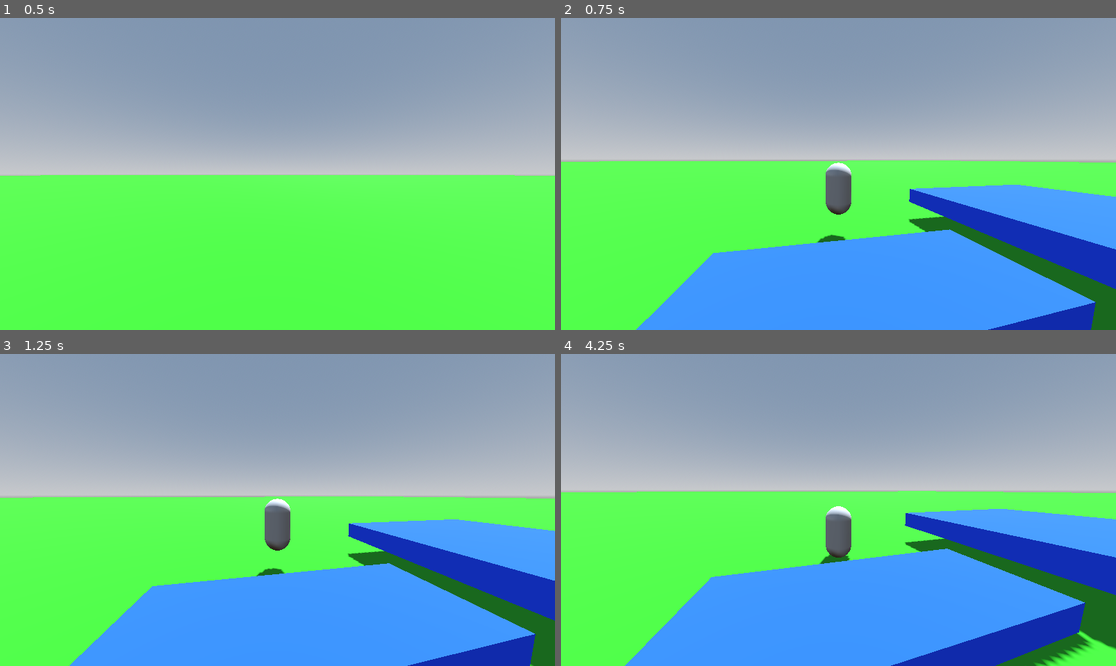
Above: before the commit, frames 1-4 (two rows, left to right).
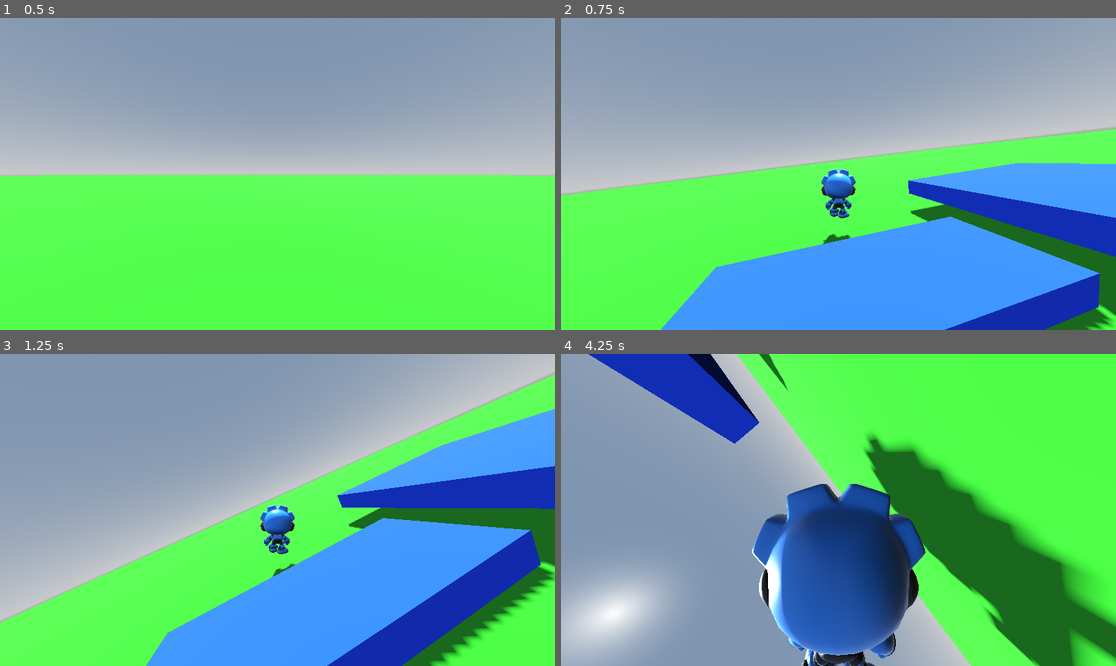
Above: after the commit, the same moments.

Repository: danielathome19/Game-Design-II
Game: Godot game, scene res://scene_3d.tscn
Two runs of this game, one before a commit and one after it. Both use one fixed random seed, a clock stepped at 60 frames per second and the inputs below. The project has no main scene, so this scene is started directly.
Inputs (mouse positions are in pixels of both pictures, inside the frame that each line leads up to):
- Up to frame 1 (0.5 s): no input
- Up to frame 2 (0.75 s): tap Enter (ui_accept) at 0.5 s; move the mouse to (866, 174) at 0.52 s; hold Home (rot_up, bound only after the commit) from 0.53 s (still down); tap V (change_camera) at 0.6 s
- Up to frame 3 (1.25 s): keep holding Home (rot_up, bound only after the commit); tap Enter (ui_accept) at 0.77 s
- Up to frame 4 (4.25 s): keep holding Home (rot_up, bound only after the commit); move the mouse to (810, 510) at 1.27 s; tap V (change_camera) every 0.75 s from 1.35 to 3.6 s; tap Enter (ui_accept) at 1.52, 3.02, 3.77 s; move the mouse to (849, 503) at 2.02 s; move the mouse to (832, 516) at 2.77 s; move the mouse to (877, 513) at 3.52 s

Frame 1 is identical in both runs. In frame 2, 19% of the frame differs, in the area x 0-100%, y 35-100%; in frame 3, 52%; in frame 4, 90%, in the area x 0-100%, y 0-100%.

Commit message:
Update 2/12

Diff:
--- a/player3d.gd
+++ b/player3d.gd
@@ -13,6 +13,9 @@
 @onready var camera_pos = camera.position
 var first_person = true
 
+@onready var model = $gobot
+@onready var animator = $gobot/AnimationPlayer
+
 func _physics_process(delta):
 	# Add the gravity.
 	if not is_on_floor():
@@ -27,9 +30,11 @@
 	var input_dir = Input.get_vector("ui_left", "ui_right", "ui_up", "ui_down")
 	var direction = (transform.basis * Vector3(input_dir.x, 0, input_dir.y)).normalized()
 	if direction:
+		animator.play("Walk")
 		velocity.x = direction.x * SPEED
 		velocity.z = direction.z * SPEED
 	else:
+		animator.play("Idle")
 		velocity.x = move_toward(velocity.x, 0, SPEED)
 		velocity.z = move_toward(velocity.z, 0, SPEED)
 
@@ -42,6 +47,12 @@
 	if Input.is_action_just_pressed("change_camera"):
 		toggle_camera_parent()  # V
 
+	var rotate_dir = Input.get_vector("rot_left", "rot_right",
+									  "rot_up", "rot_down").normalized()
+	if rotate_dir:
+		self.rotation.x += rotate_dir.x / 100.0
+		self.rotation.z += rotate_dir.y / 100.0
+
 	move_and_slide()
 
 
@@ -49,16 +60,19 @@
 	var parent = "Head"
 	if first_person:
 		parent = "SpringArm3D"
+		model.visible = true
 	var child = camera
 	child.get_parent().remove_child(child)
 	get_node(parent).add_child(child)
 	camera = child
 	if not first_person:
 		camera.position = camera_pos
+		model.visible = false
 	first_person = not first_person
 
 func _ready():
 	Input.set_mouse_mode(Input.MOUSE_MODE_CAPTURED)
+	model.visible = false
 
 func _unhandled_input(event):
 	if event is InputEventMouseMotion and Input.get_mouse_mode() == Input.MOUSE_MODE_CAPTURED:
--- a/project.godot
+++ b/project.godot
@@ -53,6 +53,26 @@
 "events": [Object(InputEventKey,"resource_local_to_scene":false,"resource_name":"","device":-1,"window_id":0,"alt_pressed":false,"shift_pressed":false,"ctrl_pressed":false,"meta_pressed":false,"pressed":false,"keycode":0,"physical_keycode":86,"key_label":0,"unicode":118,"echo":false,"script":null)
 ]
 }
+rot_up={
+"deadzone": 0.5,
+"events": [Object(InputEventKey,"resource_local_to_scene":false,"resource_name":"","device":-1,"window_id":0,"alt_pressed":false,"shift_pressed":false,"ctrl_pressed":false,"meta_pressed":false,"pressed":false,"keycode":0,"physical_keycode":4194317,"key_label":0,"unicode":0,"echo":false,"script":null)
+]
+}
+rot_down={
+"deadzone": 0.5,
+"events": [Object(InputEventKey,"resource_local_to_scene":false,"resource_name":"","device":-1,"window_id":0,"alt_pressed":false,"shift_pressed":false,"ctrl_pressed":false,"meta_pressed":false,"pressed":false,"keycode":0,"physical_keycode":4194318,"key_label":0,"unicode":0,"echo":false,"script":null)
+]
+}
+rot_left={
+"deadzone": 0.5,
+"events": [Object(InputEventKey,"resource_local_to_scene":false,"resource_name":"","device":-1,"window_id":0,"alt_pressed":false,"shift_pressed":false,"ctrl_pressed":false,"meta_pressed":false,"pressed":false,"keycode":0,"physical_keycode":4194323,"key_label":0,"unicode":0,"echo":false,"script":null)
+]
+}
+rot_right={
+"deadzone": 0.5,
+"events": [Object(InputEventKey,"resource_local_to_scene":false,"resource_name":"","device":-1,"window_id":0,"alt_pressed":false,"shift_pressed":false,"ctrl_pressed":false,"meta_pressed":false,"pressed":false,"keycode":0,"physical_keycode":4194324,"key_label":0,"unicode":0,"echo":false,"script":null)
+]
+}
 
 [rendering]
 
--- a/scene_3d.tscn
+++ b/scene_3d.tscn
@@ -1,6 +1,7 @@
-[gd_scene load_steps=10 format=3 uid="uid://i5cgx7babarg"]
+[gd_scene load_steps=11 format=3 uid="uid://i5cgx7babarg"]
 
 [ext_resource type="Script" path="res://player3d.gd" id="1_j1iqx"]
+[ext_resource type="PackedScene" uid="uid://cl0i42ek3dlda" path="res://models/gobot.glb" id="2_rkax4"]
 
 [sub_resource type="ProceduralSkyMaterial" id="ProceduralSkyMaterial_rubsh"]
 sky_horizon_color = Color(0.64625, 0.65575, 0.67075, 1)
@@ -65,6 +66,7 @@
 
 [node name="MeshInstance3D" type="MeshInstance3D" parent="player3d"]
 transform = Transform3D(1, 0, 0, 0, 1, 0, 0, 0, 1, 0, 1.08976, 0)
+visible = false
 mesh = SubResource("CapsuleMesh_fbpll")
 
 [node name="CollisionShape3D" type="CollisionShape3D" parent="player3d"]
@@ -81,3 +83,6 @@
 [node name="Camera3D" type="Camera3D" parent="player3d/Head"]
 transform = Transform3D(1, 0, 0, 0, 1, 0, 0, 0, 1, 0, 0.0612019, 0)
 fov = 90.0
+
+[node name="gobot" parent="player3d" instance=ExtResource("2_rkax4")]
+transform = Transform3D(-1.35, 0, -1.18021e-07, 0, 1.35, 0, 1.18021e-07, 0, -1.35, 0, 0, 0)
Binary file added: models/gobot.glb
Not shown, added: models/gobot.glb.import
Binary file added: models/gobot_gobot_diffuse.png
Not shown, added: models/gobot_gobot_diffuse.png.import
Binary file added: models/gobot_gobot_normal.png
Not shown, added: models/gobot_gobot_normal.png.import
Binary file added: models/gobot_gobot_roughness.png
Not shown, added: models/gobot_gobot_roughness.png.import
